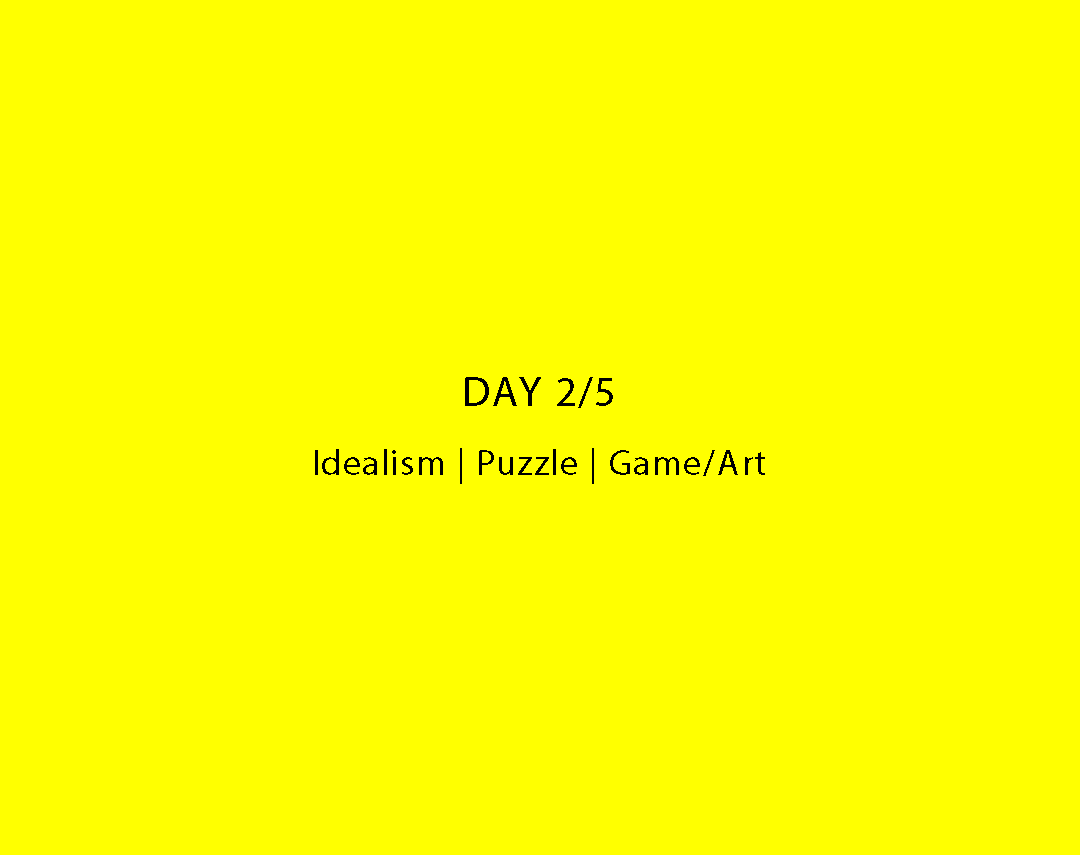
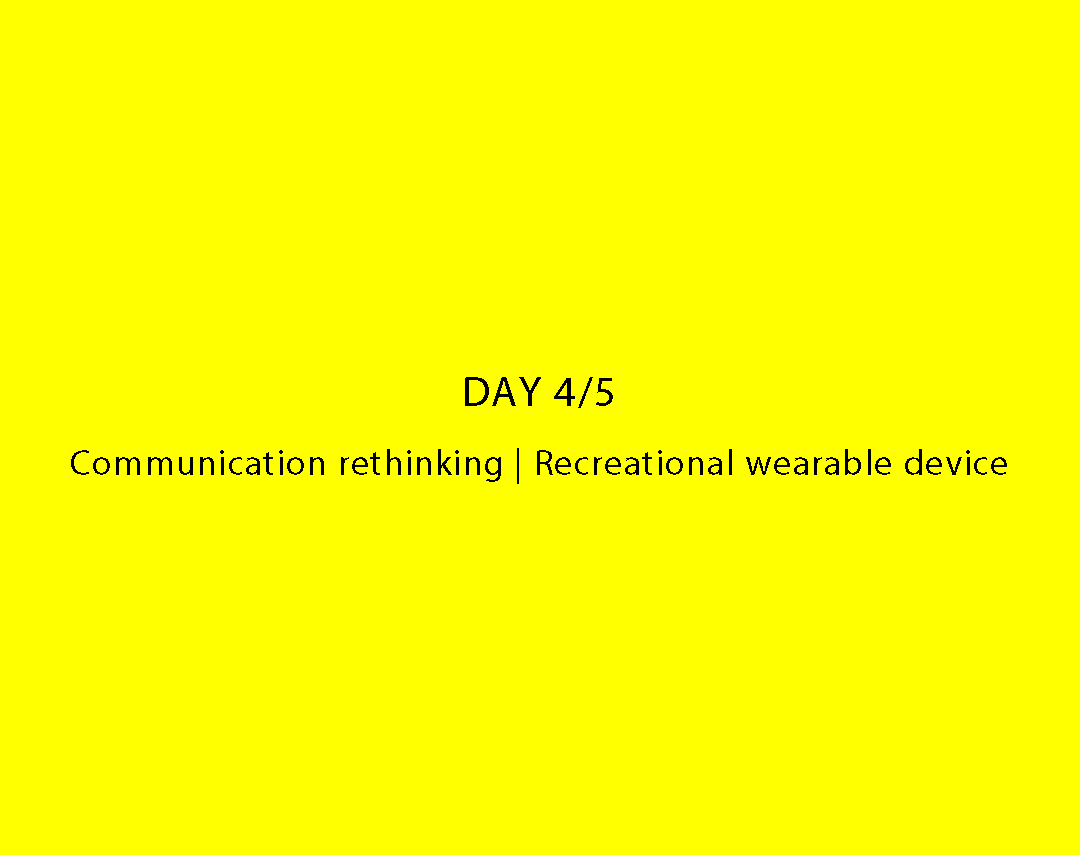
Two versions of the same layered image (1080 × 855). Layer-by-layer changes:
renamed "DAY 2/5 Idealism | Puzzle | Game/Art" to "DAY 4/5 Communication rethinking | Recreational wearable device", painted on it over 71, 377, 1007, 484
